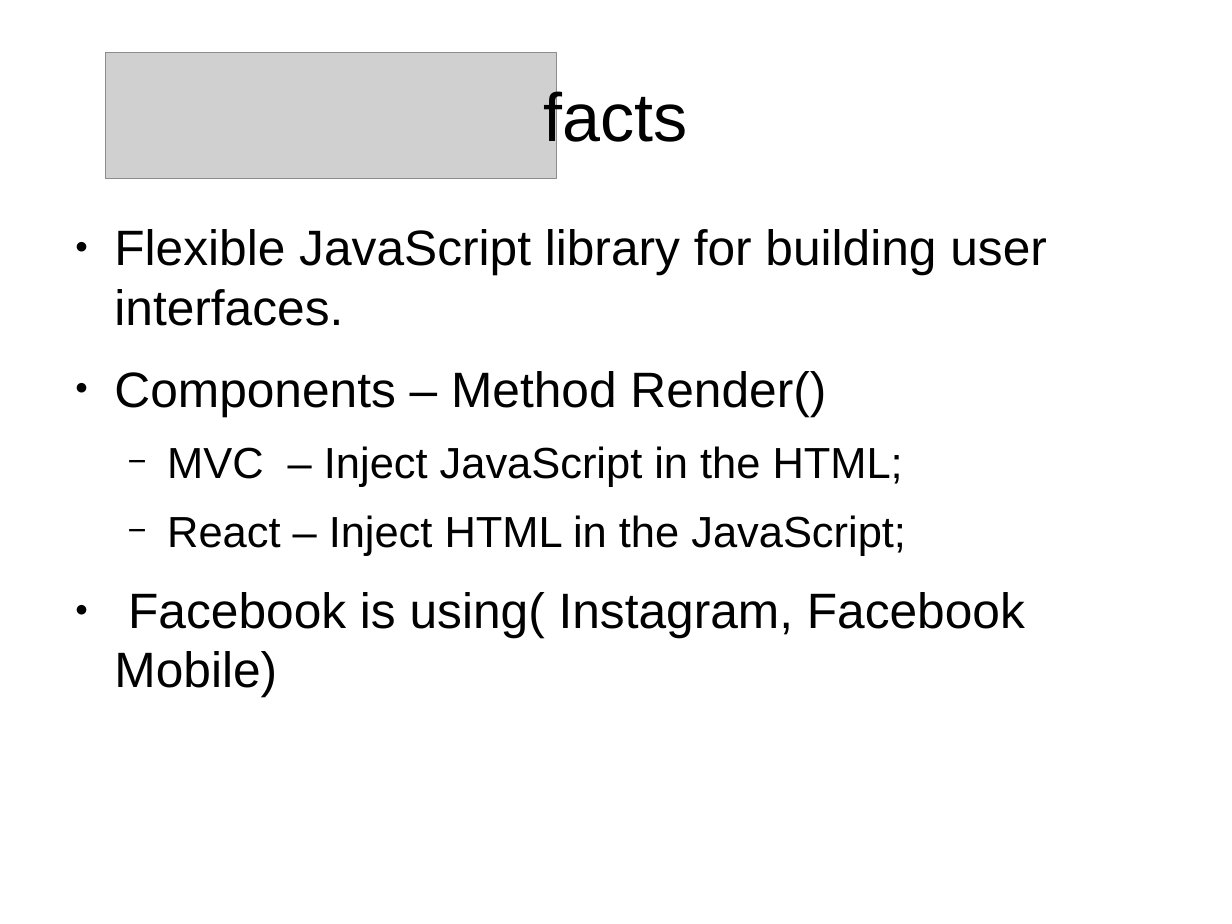
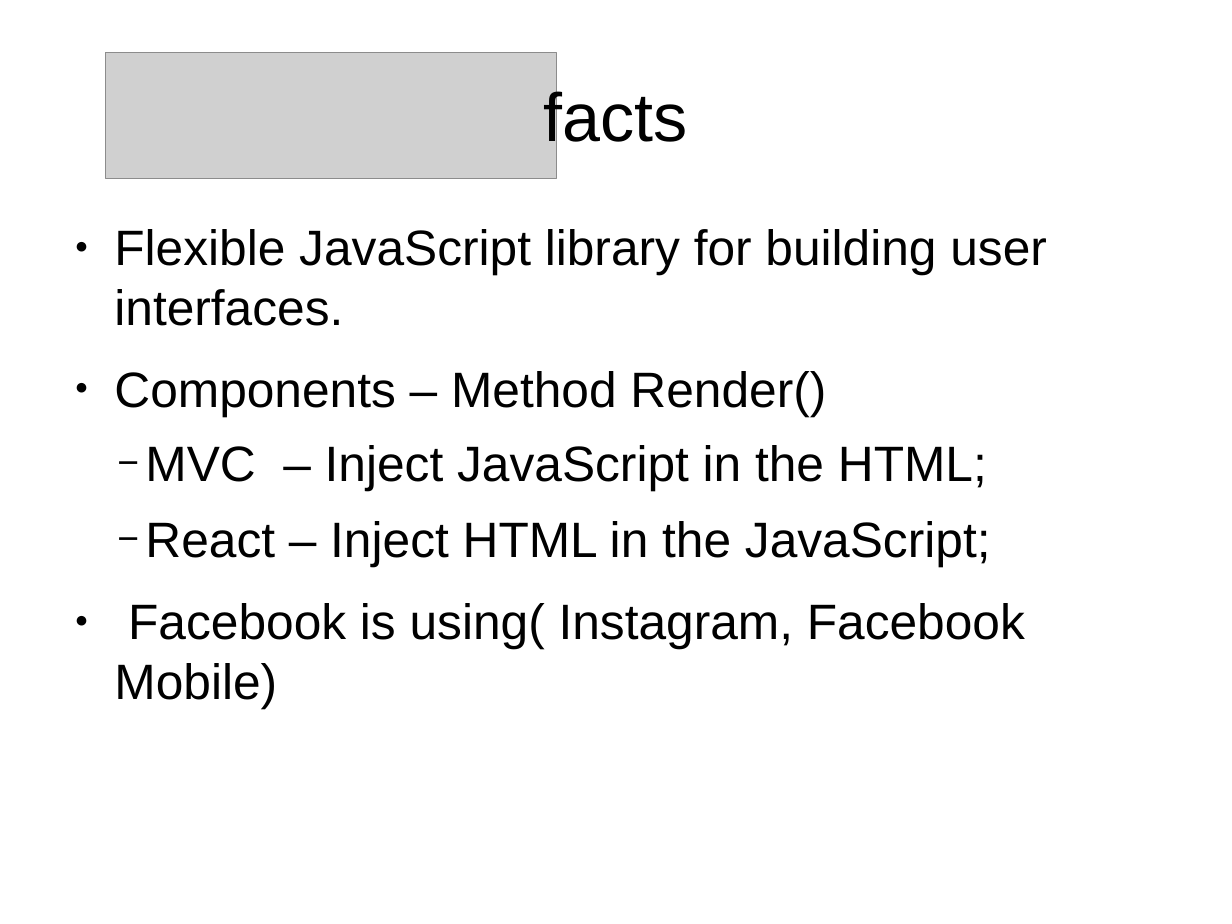
Before and after one commit to henriqueadonai/Old_code, a slide deck: slide 3 of React.odp. Drawn at 1232x924 pixels with LibreOffice and Linux fonts; fonts in the diff are those of the drawing; grey boxes stand for pictures. Boxes give left, top, right and bottom in pixels: in the first picture for what was removed or moved away, otherwise in the second. Text is boxed around its words. In the diff, an @@ line names an element or a change of style, - is before the commit and + after.

Commit message:
PPT

```diff
--- a/React.odp
+++ b/React.odp
@@ text "Flexible JavaScript library for building ..." at [114, 229, 1047, 709]: size 28 to 32 pt in "MVC – Inject JavaScript in the HTML;", "React – Inject HTML in the JavaScript;"; indent changed; line spacing 1 to 0.9; more space between paragraphs @@
```
Also in this commit, not shown: 4 other slides changed, 1 other file.
